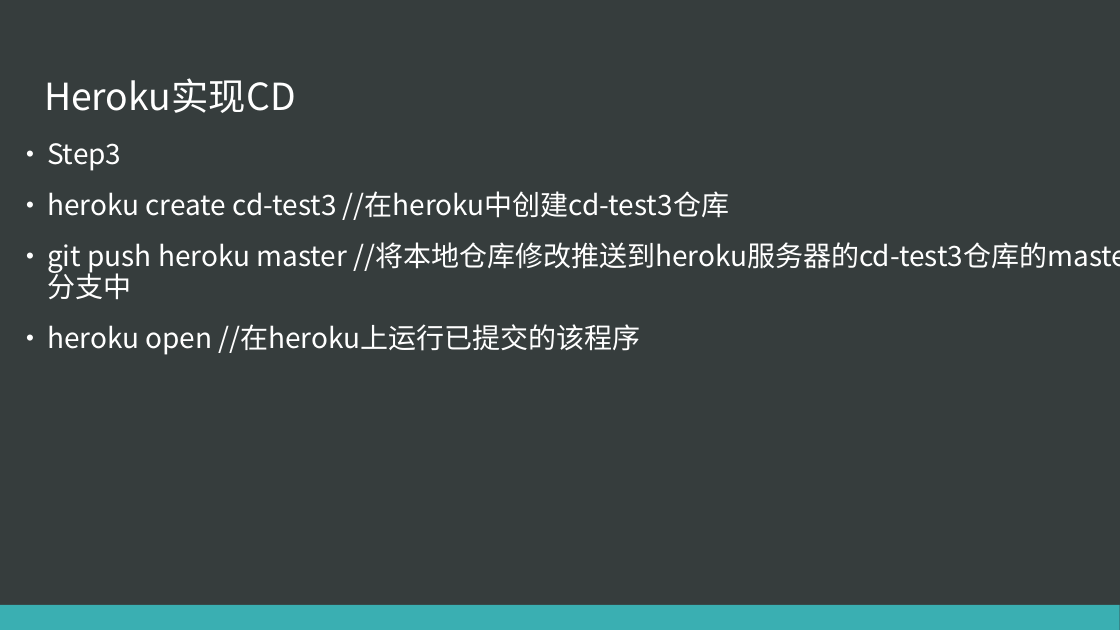
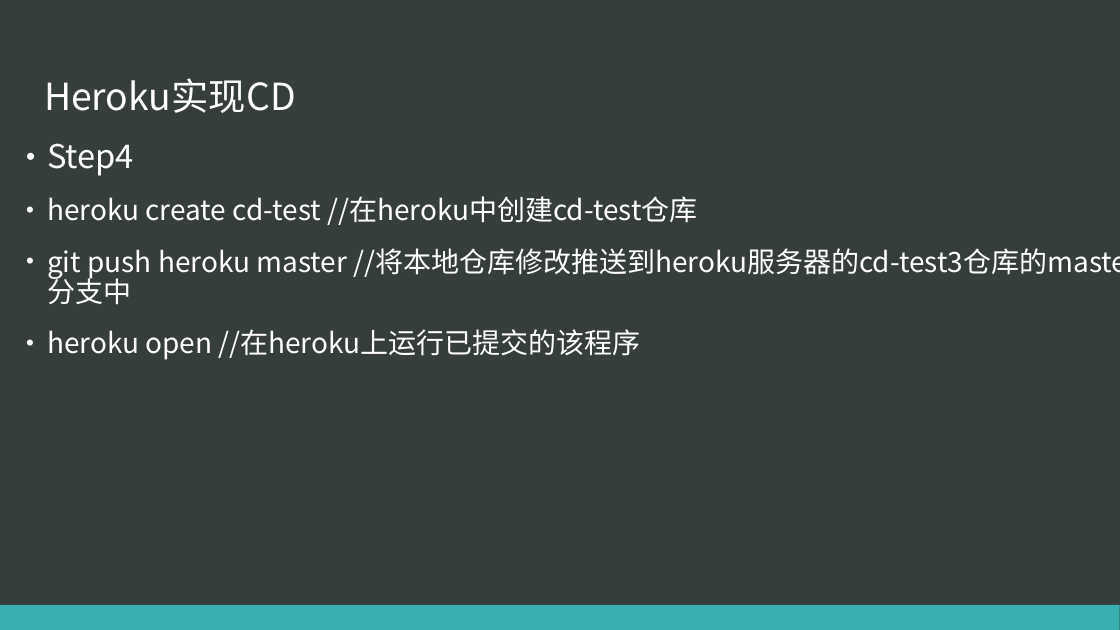
Before and after one commit to CJTSAJ/cicd-homework, a slide deck: slide 16 of CI-CD.pptx. Drawn at 1120x630 pixels with LibreOffice and Linux fonts; fonts in the diff are those of the drawing. Boxes give left, top, right and bottom in pixels: in the first picture for what was removed or moved away, otherwise in the second. Text is boxed around its words. In the diff, an @@ line names an element or a change of style, - is before the commit and + after.

Commit message:
ppt 跟新，加入使用Github Pages实现CD的相关内容

```diff
--- a/CI-CD.pptx
+++ b/CI-CD.pptx
@@ text at <box>47,143,698,225</box>: text changed @@
-• Step3
-• heroku create cd-test3 //在heroku中创建cd-test3仓库
+• Step4
+• heroku create cd-test //在heroku中创建cd-test仓库
```
Also in this commit, not shown: 3 other slides changed, 7 slides added.
